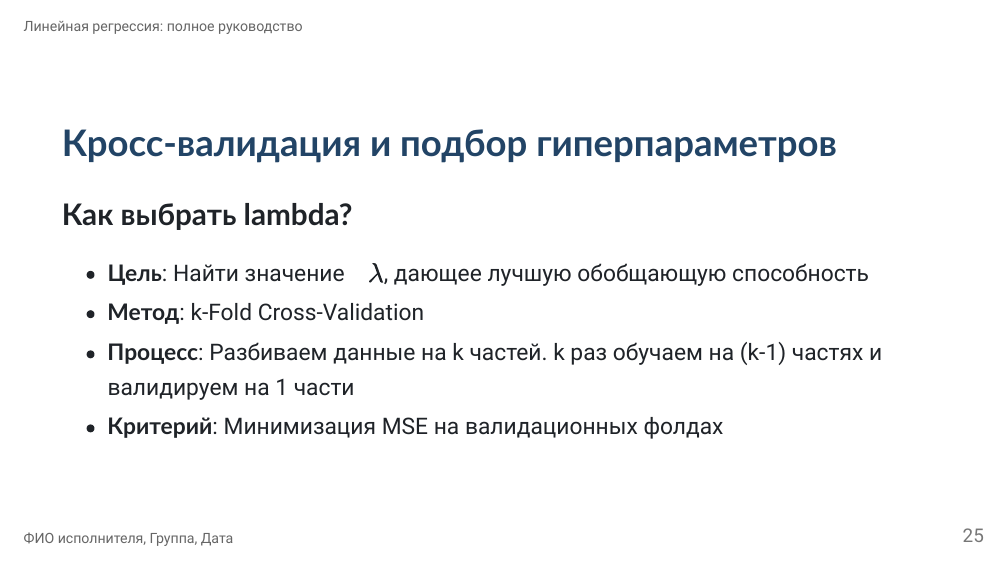
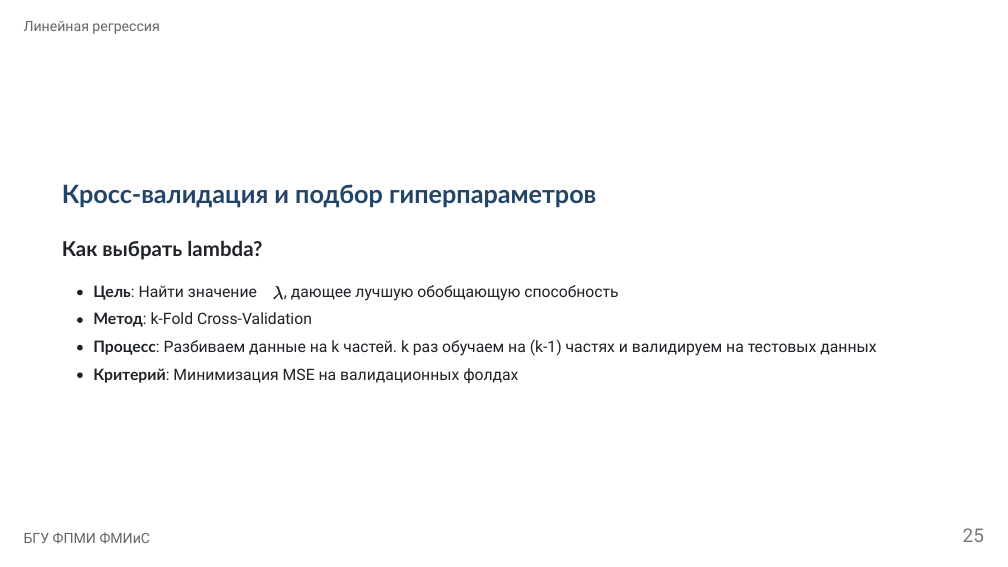
Before and after one commit to dsushko/bsu-famcs-ml-course, a slide deck: slide 25 of 5-linear-model.pptx. Drawn at 1008x567 pixels with LibreOffice and Linux fonts; fonts in the diff are those of the drawing. Boxes give left, top, right and bottom in pixels: in the first picture for what was removed or moved away, otherwise in the second. Text is boxed around its words. In the diff, an @@ line names an element or a change of style, - is before the commit and + after.

```diff
--- a/5-linear-model.pptx
+++ b/5-linear-model.pptx
@@ text at (24,21,159,34): text changed @@
-Линейная регрессия: полное руководство
+Линейная регрессия
@@ text "Кросс-валидация и подбор гиперпараметров": place and size @@
-text "Кросс-валидация и подбор гиперпараметров" at (62,129,837,163)
+text "Кросс-валидация и подбор гиперпараметров" at (62,184,596,207)
@@ text "Кросс-валидация и подбор гиперпараметров" at (62,184,596,207): size 34.8 to 24 pt @@
@@ text "Как выбрать lambda?": place and size @@
-text "Как выбрать lambda?" at (62,203,353,230)
+text "Как выбрать lambda?" at (62,240,262,260)
@@ text "Как выбрать lambda?" at (62,240,262,260): size 28.3 to 19.5 pt @@
@@ freeform shape: place and size @@
-freeform shape at (87,271,95,278)
+freeform shape at (77,290,82,295)
@@ text "Цель: Найти значение": place and size @@
-text "Цель: Найти значение" at (108,264,345,285)
+text "Цель: Найти значение" at (93,285,257,300)
@@ freeform shape: place and size @@
-freeform shape at (369,263,383,283)
+freeform shape at (274,286,284,299)
@@ size 21.7 to 15 pt in 4 elements at (93,312,312,327), (93,285,257,300), (93,368,518,383), (291,285,618,301) @@
@@ text ", дающее лучшую обобщающую способность": place and size @@
-text ", дающее лучшую обобщающую способность" at (394,263,869,286)
+text ", дающее лучшую обобщающую способность" at (291,285,618,301)
@@ freeform shape: place and size @@
-freeform shape at (87,310,95,318)
+freeform shape at (77,318,82,323)
@@ text "Метод: k-Fold Cross-Validation": place and size @@
-text "Метод: k-Fold Cross-Validation" at (107,303,424,324)
+text "Метод: k-Fold Cross-Validation" at (93,312,312,327)
@@ freeform shape: place and size @@
-freeform shape at (87,351,95,358)
+freeform shape at (77,345,82,350)
@@ text at (93,339,876,356): text changed; size 21.7 to 15 pt @@
-Процесс: Разбиваем данные на k частей. k раз обучаем на (k-1) частях и
+Процесс: Разбиваем данные на k частей. k раз обучаем на (k-1) частях и валидируем на тестовых данных
@@ freeform shape: place and size @@
-freeform shape at (87,424,95,432)
+freeform shape at (77,373,82,378)
@@ text "Критерий: Минимизация MSE на валидационных ...": place and size @@
-text "Критерий: Минимизация MSE на валидационных ..." at (107,417,724,439)
+text "Критерий: Минимизация MSE на валидационных ..." at (93,368,518,383)
@@ text removed at (108,379,355,400) @@
-валидируем на 1 части
@@ text removed at (24,532,234,546) @@
-ФИО исполнителя, Группа, Дата
@@ text added at (24,532,151,544), 13.5 pt, text #666666 @@
+БГУ ФПМИ ФМИиС
```
Also in this commit, not shown: 28 other slides changed, 1 slide added, 1 slide removed, 30 other files.
